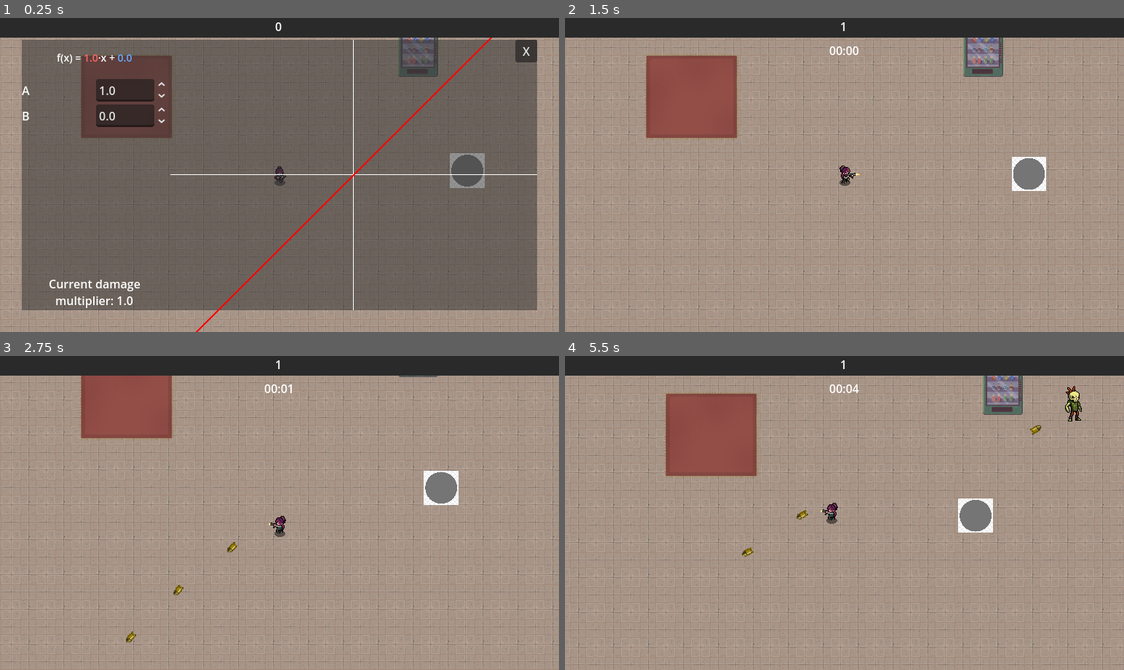
Above: before the commit, frames 1-4 (two rows, left to right).
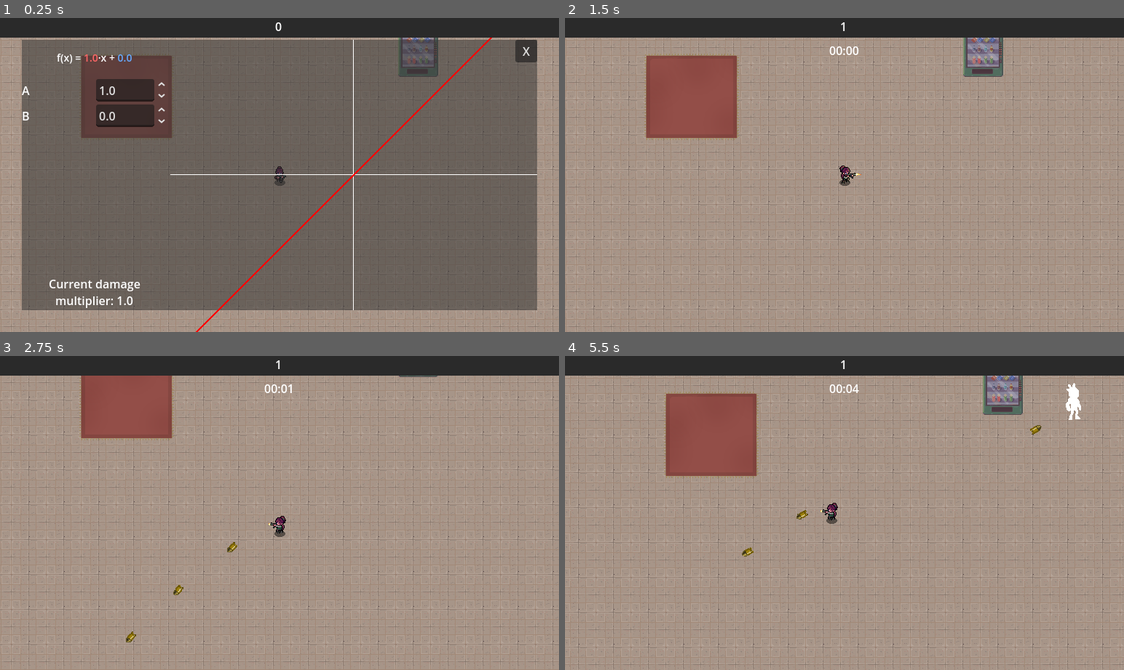
Above: after the commit, the same moments.

Repository: Sylvvs/CoopPuzzle
Game: Godot game, scene res://scenes/logic/scene_handler.tscn
Two runs of this game, one before a commit and one after it. Both use one fixed random seed, a clock stepped at 60 frames per second and the inputs below. The engine's default icon, where the game draws it, is replaced by a stand-in: a white triangle on a blue panel in a dark square.
Inputs (mouse positions are in pixels of both pictures, inside the frame that each line leads up to):
- Up to frame 1 (0.25 s): no input
- Up to frame 2 (1.5 s): tap Enter at 0.5 s; move the mouse to (967, 159) at 0.52 s; hold D (right) 0.53-1.25 s; click (967, 159) at 0.6 s; click "X" at 1.25 s
- Up to frame 3 (2.75 s): move the mouse to (167, 528) at 2.02 s; hold S (down) from 2.03 s (still down); tap E (interact) at 2.1 s
- Up to frame 4 (5.5 s): move the mouse to (900, 443) at 2.77 s; release S (down) at 2.78 s; hold D (right) 2.78-3.53 s; click (900, 443) at 2.85 s; move the mouse to (816, 575) at 3.52 s; hold W (up) 3.53-4.28 s; tap E (interact) at 3.6, 5.1 s; move the mouse to (1012, 560) at 4.27 s; hold A (left) from 4.28 s (still down); click (1012, 560) at 4.35 s; move the mouse to (676, 465) at 5.02 s

The runs differ from the first frame. In frame 1, 0.3% of the frame differs, in the area x 80-87%, y 43-55%; in frame 2, 0.7%; in frame 3, 0.7%; in frame 4, 0.9%, in the area x 70-93%, y 8-57%.

Commit message:
hit animations

Diff:
--- a/enemies/test_enemy.gd
+++ b/enemies/test_enemy.gd
@@ -5,6 +5,8 @@
 @export var speed = 25
 @export var XP: PackedScene
 @export var damage = 10
+
+@onready var anim = $AnimationPlayer
 
 func _ready() -> void:
 	player = get_tree().get_first_node_in_group('player')
--- a/enemies/troll.tscn
+++ b/enemies/troll.tscn
@@ -24,7 +24,7 @@
 }
 
 [sub_resource type="Animation" id="Animation_l3jnk"]
-resource_name = "hit"
+resource_name = "Hit"
 length = 0.8750125
 step = 0.125
 tracks/0/type = "value"
@@ -42,8 +42,8 @@
 
 [sub_resource type="AnimationLibrary" id="AnimationLibrary_8u0of"]
 _data = {
-&"RESET": SubResource("Animation_8u0of"),
-&"hit": SubResource("Animation_l3jnk")
+&"Hit": SubResource("Animation_l3jnk"),
+&"RESET": SubResource("Animation_8u0of")
 }
 
 [node name="Trold" type="CharacterBody2D" groups=["enemies"]]
--- a/scenes/testlevel.tscn
+++ b/scenes/testlevel.tscn
@@ -8,7 +8,6 @@
 [ext_resource type="Texture2D" uid="uid://dh4gjcudcwlw4" path="res://sprites/horror/Outside.png" id="6_ihbyj"]
 [ext_resource type="PackedScene" uid="uid://f451jspvsyb4" path="res://scenes/player.tscn" id="7_bx6wm"]
 [ext_resource type="Script" uid="uid://bj24gumcic2lt" path="res://scripts/interacts/default.gd" id="7_fljaa"]
-[ext_resource type="PackedScene" uid="uid://bjgqwnsi6fr2k" path="res://enemies/test_enemy.tscn" id="10_o40l3"]
 [ext_resource type="PackedScene" uid="uid://mvmpgwlg7orv" path="res://enemies/skeleton_dude.tscn" id="12_2bxju"]
 [ext_resource type="PackedScene" uid="uid://db5x82tfp6clh" path="res://scenes/enemyspawner.tscn" id="12_ifqpo"]
 [ext_resource type="Script" uid="uid://mfnrh5v2f7jc" path="res://scripts/enemy_info.gd" id="13_2bxju"]
@@ -7218,8 +7217,5 @@
 [node name="CharacterBody2D" parent="." instance=ExtResource("7_bx6wm")]
 position = Vector2(465, 247)
 
-[node name="TestEnemy" parent="." instance=ExtResource("10_o40l3")]
-position = Vector2(723, 241)
-
 [node name="EnemySpawner" parent="." instance=ExtResource("12_ifqpo")]
 spawns = Array[ExtResource("13_2bxju")]([SubResource("Resource_uows2"), SubResource("Resource_jyu13")])
--- a/scripts/bullet.gd
+++ b/scripts/bullet.gd
@@ -84,5 +84,6 @@
 func _on_body_entered(body: Node2D) -> void:
 	if body.is_in_group('enemies') and not body in hit_enemies:
 		body.health -= stats["Damage"]
+		body.anim.play('Hit')
 		local_pierce -= 1
 		hit_enemies.append(body)
Not shown: 1 places in enemies/skeleton_dude.tscn that only renumber resources
Not shown: 1 places in enemies/troll.tscn that only renumber resources
Not shown: 1 places in scenes/testlevel.tscn that only renumber resources
